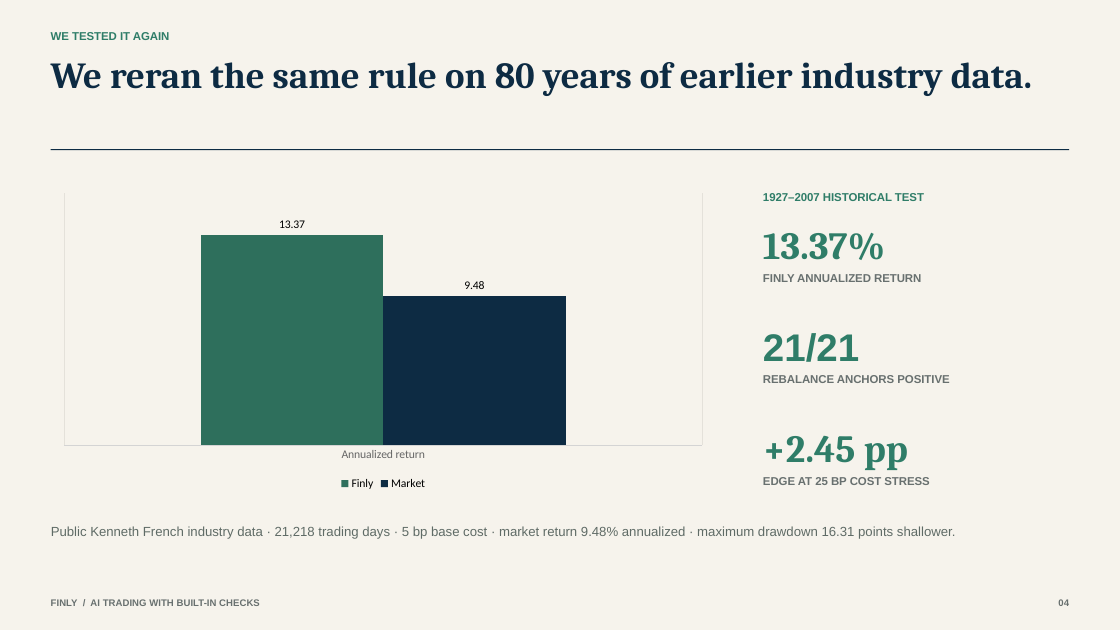
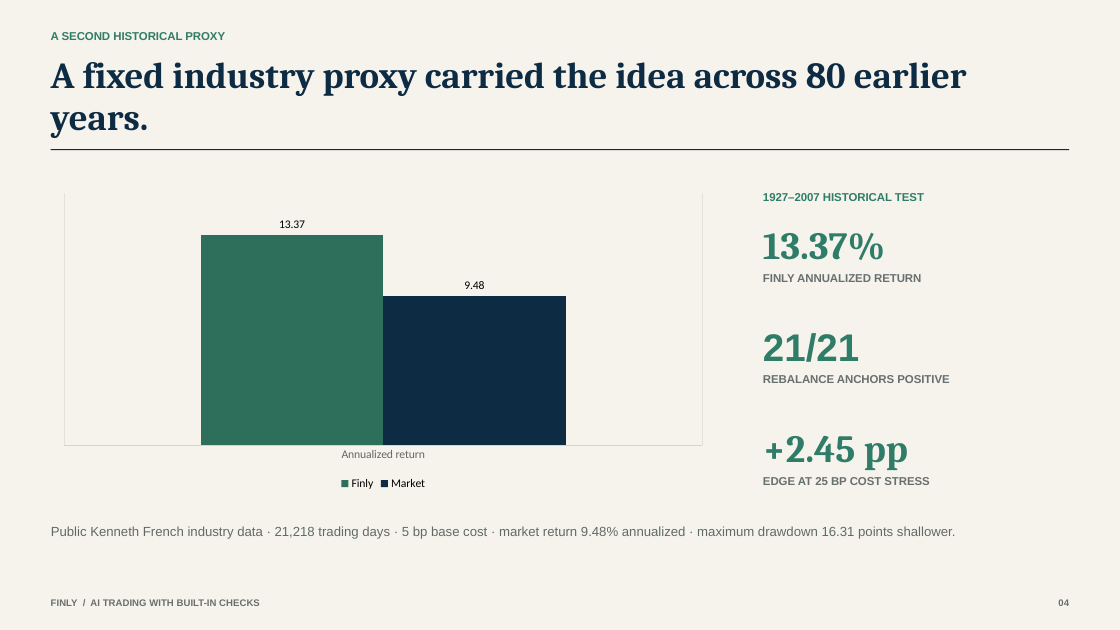
Before and after one commit to owlsowo/finly-bot, a slide deck: slide 4 of public/judge/Finly_Consulting_Deck.pptx. Drawn at 1120x630 pixels with LibreOffice and Linux fonts; fonts in the diff are those of the drawing. Boxes give left, top, right and bottom in pixels: in the first picture for what was removed or moved away, otherwise in the second. Text is boxed around its words. In the diff, an @@ line names an element or a change of style, - is before the commit and + after.

```diff
--- a/public/judge/Finly_Consulting_Deck.pptx
+++ b/public/judge/Finly_Consulting_Deck.pptx
@@ text at [51,32,225,40]: text changed @@
-WE TESTED IT AGAIN
+A SECOND HISTORICAL PROXY
@@ text at [51,62,967,138]: text changed @@
-We reran the same rule on 80 years of earlier industry data.
+A fixed industry proxy carried the idea across 80 earlier years.
```
Also in this commit, not shown: 3 other slides changed, 29 other files.
